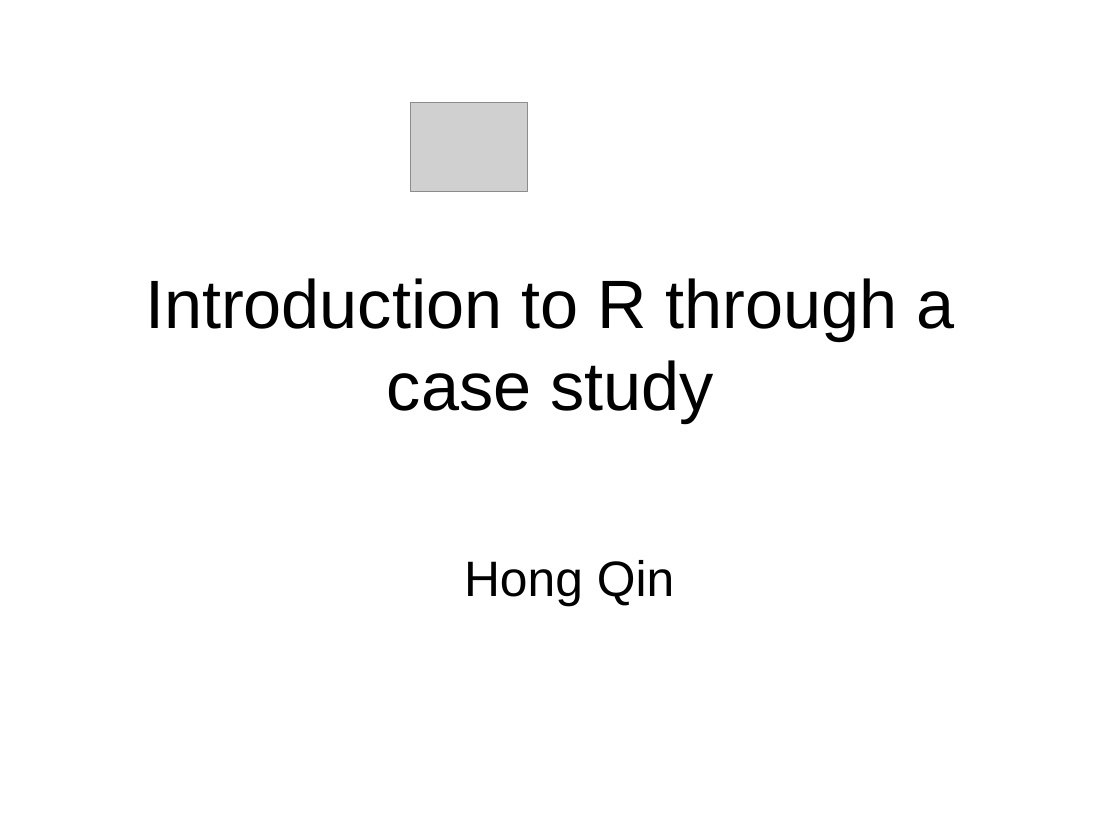
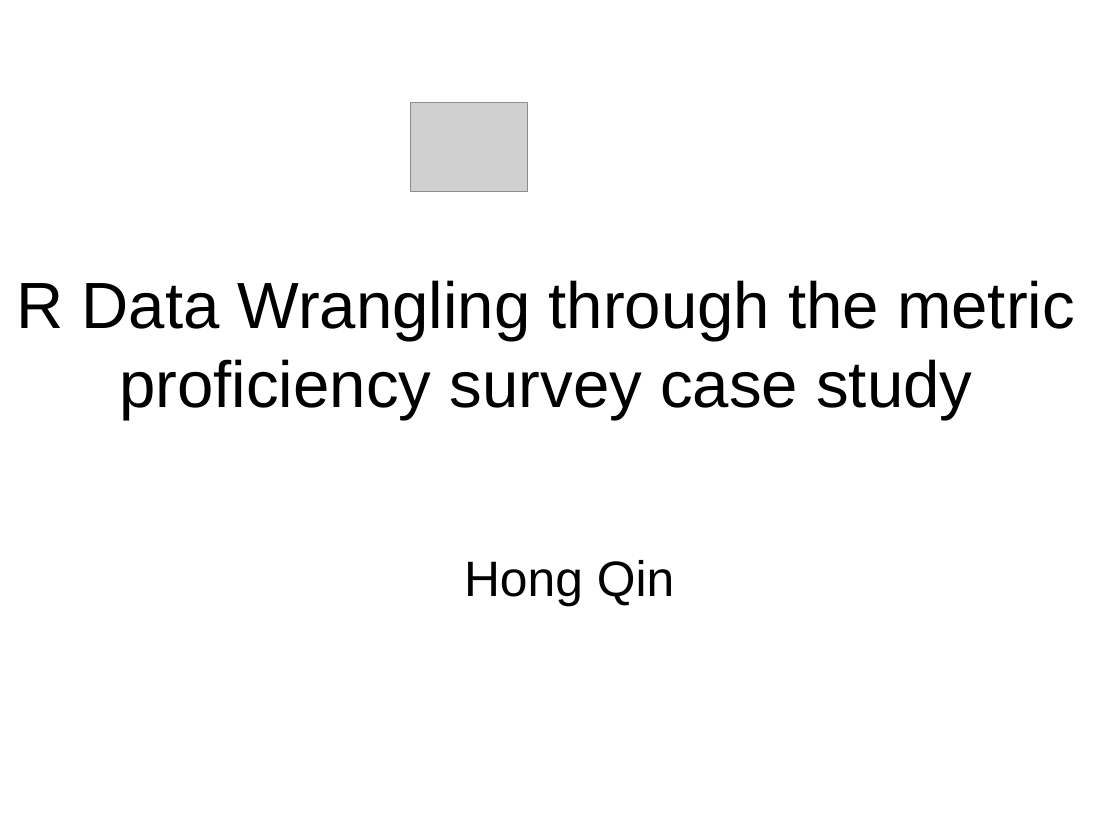
Before and after one commit to BDSpoke-UTC-Spelman-Tuskegee-WVU/R-coding-bootcamp, a slide deck: slide 1 of 4.dataWrangle-metricExample/Learning_R_by_metricExample.ppt. Drawn at 1120x840 pixels with LibreOffice and Linux fonts; fonts in the diff are those of the drawing; grey boxes stand for pictures. Boxes give left, top, right and bottom in pixels: in the first picture for what was removed or moved away, otherwise in the second. Text is boxed around its words. In the diff, an @@ line names an element or a change of style, - is before the commit and + after.

Commit message:
update slides

```diff
--- a/4.dataWrangle-metricExample/Learning_R_by_metricExample.ppt
+++ b/4.dataWrangle-metricExample/Learning_R_by_metricExample.ppt
@@ title at (x1=16, y1=280, x2=1075, y2=419): text changed; size 44 to 42 pt @@
-Introduction to R through a case study
+R Data Wrangling through the metric proficiency survey case study
```
Also in this commit, not shown: 3 slides removed, 1 other file.
